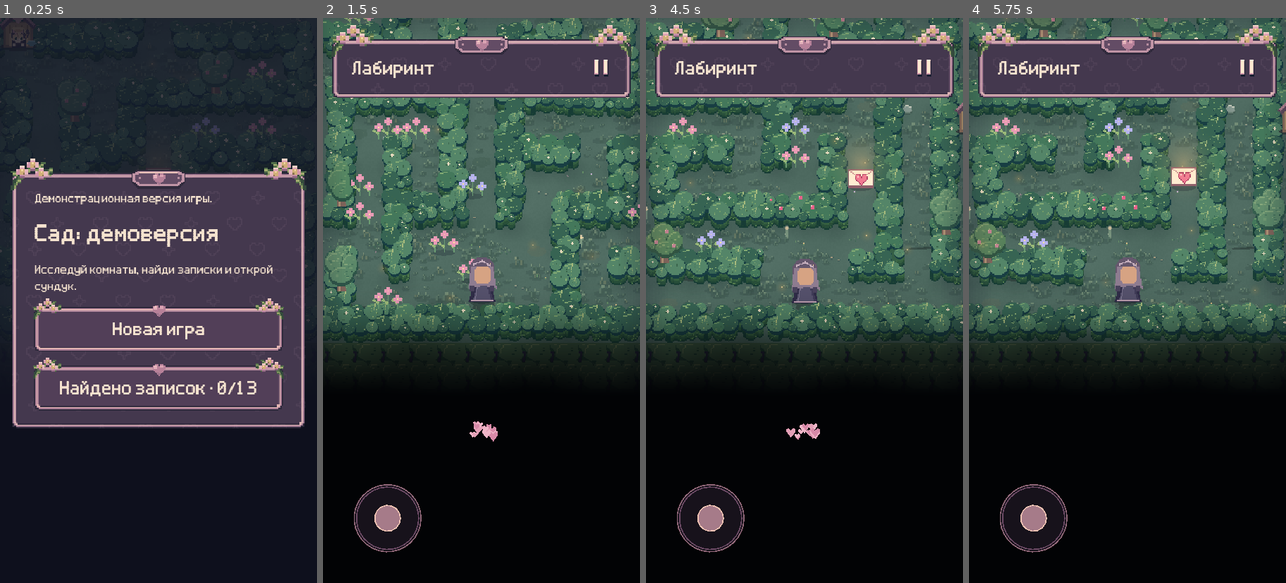
Above: before the commit, frames 1-4 (left to right).
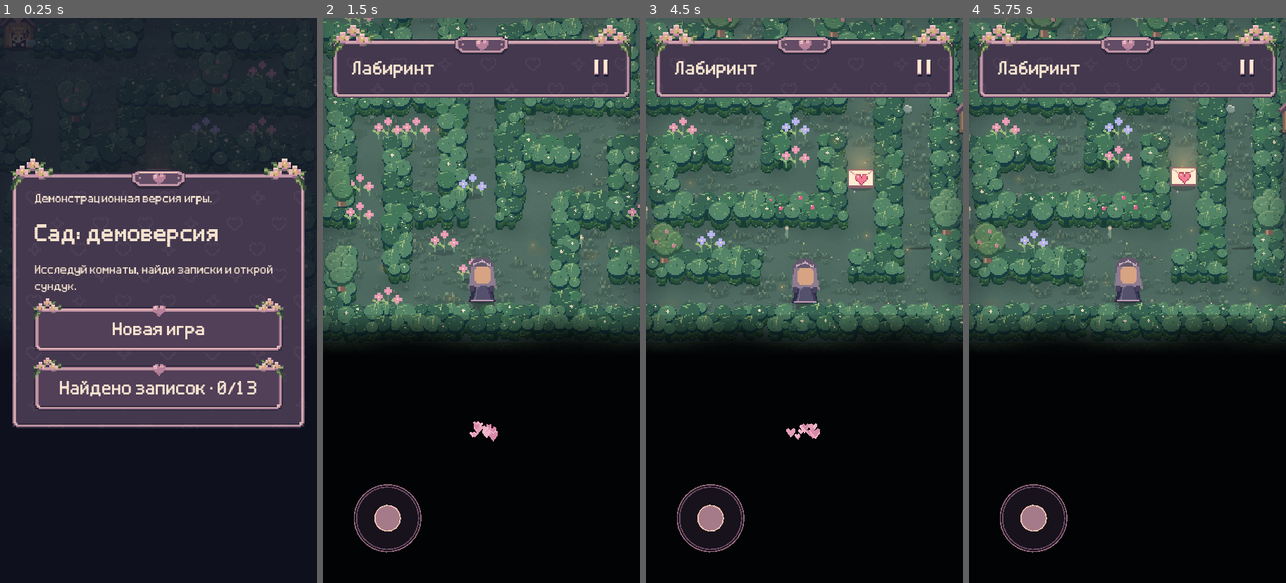
Above: after the commit, the same moments.

Repository: NQUAREx/dina-lovely
Game: Godot game, scene res://main.tscn
Same seed, same stepped clock (60 frames per second), same inputs: the game is played once before the commit and once after it. Sound files missing from this copy of the repository are replaced by a short silence.
Inputs (mouse positions are in pixels of both pictures, inside the frame that each line leads up to):
- Up to frame 1 (0.25 s): no input
- Up to frame 2 (1.5 s): click "Новая игра" at 0.5 s; click "Пойдём" at 1.25 s
- Up to frame 3 (4.5 s): click (924, 68) at 2 s; click "Новая игра" at 2.75 s; click "Начать новую историю" at 3.5 s; click "Пойдём" at 4.25 s
- Up to frame 4 (5.75 s): move the mouse to (1197, 272) at 5.02 s; click (1197, 272) at 5.17 s

The runs differ from the first frame. In frame 2, 3.8% of the frame differs, in the area x 0-100%, y 51-63%; in frame 3, 3.8%; in frame 4, 3.8%.

Commit message:
Protect room and corridor floors from fog and narrow visible boundary depth

Diff:
--- a/scripts/boundary_depth.gd
+++ b/scripts/boundary_depth.gd
@@ -1,5 +1,6 @@
 extends ColorRect
 var g:Node2D
+var masks:Dictionary={}
 func _ready()->void:
  g=get_parent();mouse_filter=Control.MOUSE_FILTER_IGNORE
  material=ShaderMaterial.new();material.shader=preload("res://shaders/boundary_depth.gdshader")
@@ -7,14 +8,30 @@
 func area(origin:Vector2,w:float,h:float,rects:Array[Vector4])->void:
  var p:Vector2=g.screen(origin)
  rects.append(Vector4(p.x,p.y,p.x+w,p.y+h))
+func floor_mask(grid:Array)->Texture2D:
+ var key:=str(hash(grid))
+ if not masks.has(key):
+  var image:=Image.create(grid[0].length(),grid.size(),false,Image.FORMAT_RGBA8)
+  for y in range(grid.size()):
+   for x in range(grid[0].length()):
+    image.set_pixel(x,y,Color.WHITE if grid[y][x]=="." else Color.BLACK)
+  masks[key]=ImageTexture.create_from_image(image)
+ return masks[key]
+func protect(grid:Array,origin:Vector2,index:int)->void:
+ material.set_shader_parameter("floor_mask"+str(index),floor_mask(grid))
+ var p:Vector2=g.screen(origin)
+ material.set_shader_parameter("floor_rect"+str(index),Vector4(p.x,p.y,grid[0].length()*48,grid.size()*48))
 func _process(_delta:float)->void:
  visible=not g.grid.is_empty()
  if not visible:return
  size=g.get_viewport_rect().size
  var rects:Array[Vector4]=[]
+ var halls:Array[Vector4]=[]
+ var floor_count:=1
+ protect(g.grid,Vector2.ZERO,0)
  var width:float=g.grid[0].length()*48
  var height:float=g.grid.size()*48
- area(Vector2(-96,3*48),width+192,height-6*48,rects)
+ area(Vector2(-24,5*48-24),width+48,height-10*48+48,rects)
  for next in [g.level-1,g.level+1]:
   if next<0 or next>6 or not g.room_cache.has(next):continue
   var grid:Array=g.room_cache[next].grid
@@ -23,9 +40,16 @@
   var current_center:float=(15.5 if g.level==0 else 13.5)*48 if north else 13.5*48
   var other_center:float=13.5*48 if north else (15.5 if next==0 else 13.5)*48
   var origin:=Vector2(current_center-other_center,-nh if north else height)
-  area(origin+Vector2(-96,3*48),nw+192,nh-6*48,rects)
+  protect(grid,origin,floor_count);floor_count+=1
+  area(origin+Vector2(-24,5*48-24),nw+48,nh-10*48+48,rects)
   # One shared corridor, including both room-coordinate halves.
-  area(Vector2(current_center-168,-5*48 if north else height-5*48),336,10*48,rects)
+  var hp:Vector2=g.screen(Vector2(current_center-72,-5*48 if north else height-5*48))
+  halls.append(Vector4(hp.x,hp.y,hp.x+144,hp.y+10*48))
+  area(Vector2(current_center-144,-5*48 if north else height-5*48),288,10*48,rects)
+ material.set_shader_parameter("floor_count",floor_count)
+ material.set_shader_parameter("hall_count",halls.size())
+ while halls.size()<2:halls.append(Vector4(-10000,-10000,-10000,-10000))
+ material.set_shader_parameter("protected_halls",halls)
  material.set_shader_parameter("area_count",rects.size())
  while rects.size()<7:rects.append(Vector4(-10000,-10000,-10000,-10000))
  material.set_shader_parameter("areas",rects)
--- a/scripts/game.gd
+++ b/scripts/game.gd
@@ -2284,11 +2284,11 @@
 	if night_band.has_area():draw_night_mask(night_band)
 
 func draw_night_mask(area: Rect2) -> void:
-	var feather:=64.0
+	var feather:=128.0
 	draw_rect(Rect2(area.position+Vector2(0,feather),area.size-Vector2(0,feather*2)),Color.BLACK)
 	for n in range(128):
-		var distance:float=-feather+n
-		var alpha:=smoothstep(-feather,feather,distance+.5)
+		var distance:float=n
+		var alpha:=smoothstep(0,feather,distance+.5)
 		draw_rect(Rect2(area.position+Vector2(0,distance),Vector2(area.size.x,1)),Color(0,0,0,alpha))
 		draw_rect(Rect2(Vector2(area.position.x,area.end.y-distance-1),Vector2(area.size.x,1)),Color(0,0,0,alpha))
 
--- a/shaders/boundary_depth.gdshader
+++ b/shaders/boundary_depth.gdshader
@@ -3,6 +3,20 @@
 uniform vec2 view_size=vec2(540,960);
 uniform vec4 areas[7];
 uniform int area_count=0;
+uniform sampler2D floor_mask0:filter_nearest,repeat_disable;
+uniform sampler2D floor_mask1:filter_nearest,repeat_disable;
+uniform sampler2D floor_mask2:filter_nearest,repeat_disable;
+uniform vec4 floor_rect0;
+uniform vec4 floor_rect1;
+uniform vec4 floor_rect2;
+uniform int floor_count=0;
+uniform vec4 protected_halls[2];
+uniform int hall_count=0;
+float protected_floor(vec2 p,vec4 r,sampler2D mask){
+ vec2 uv=(p-r.xy)/r.zw;
+ if(any(lessThan(uv,vec2(0.)))||any(greaterThanEqual(uv,vec2(1.))))return 0.;
+ return step(.5,texture(mask,uv).r);
+}
 float inside_rect(vec2 p,vec4 r){return min(min(p.x-r.x,r.z-p.x),min(p.y-r.y,r.w-p.y));}
 void fragment(){
  vec2 p=UV*view_size;
@@ -11,6 +25,10 @@
  // Broad irregular wisps obscure the rectangular outer limit; the outside
  // remains fully black. This overlay never darkens HUD or menu controls.
  float wisps=sin(p.x*.025+p.y*.013)*5.+sin(p.y*.047-p.x*.018)*3.;
- float reveal=smoothstep(0.,200.,max(0.,depth)+wisps*smoothstep(0.,20.,depth));
- COLOR=vec4(.008,.012,.020,1.-pow(reveal,.78));
+ float reveal=smoothstep(0.,100.,max(0.,depth)+wisps*smoothstep(0.,20.,depth));
+ float safe=protected_floor(p,floor_rect0,floor_mask0);
+ if(floor_count>1)safe=max(safe,protected_floor(p,floor_rect1,floor_mask1));
+ if(floor_count>2)safe=max(safe,protected_floor(p,floor_rect2,floor_mask2));
+ for(int i=0;i<2;i++){if(i>=hall_count)break;if(inside_rect(p,protected_halls[i])>=0.)safe=1.;}
+ COLOR=vec4(.008,.012,.020,(1.-pow(reveal,.78))*(1.-safe));
 }
--- a/shaders/flashlight.gdshader
+++ b/shaders/flashlight.gdshader
@@ -42,6 +42,6 @@
   gate_light=max(gate_light,delta.y>=0.0?spill*.12:0.0);
  }
  light=max(light,gate_light);
- float in_room=smoothstep(room_band.x-64.0,room_band.x+64.0,pixel.y)*(1.0-smoothstep(room_band.y-64.0,room_band.y+64.0,pixel.y));
- COLOR=vec4(vec3(.08,.043,.016)*max(beam,bounce)*(enabled?1.0:0.0),(1.0-light)*max(room_opacity,in_room));
+ float in_room=smoothstep(room_band.x,room_band.x+64.0,pixel.y)*(1.0-smoothstep(room_band.y-64.0,room_band.y,pixel.y));
+ COLOR=vec4(vec3(.08,.043,.016)*max(beam,bounce)*(enabled?1.0:0.0),(1.0-light)*in_room);
 }
Not shown, changed: PROJECT_CONTEXT.md
Not shown, added: docs/game.147c533de78f.pck
Not shown, removed: docs/game.6b6bf04670c3.pck
Not shown, changed: docs/index.pck
